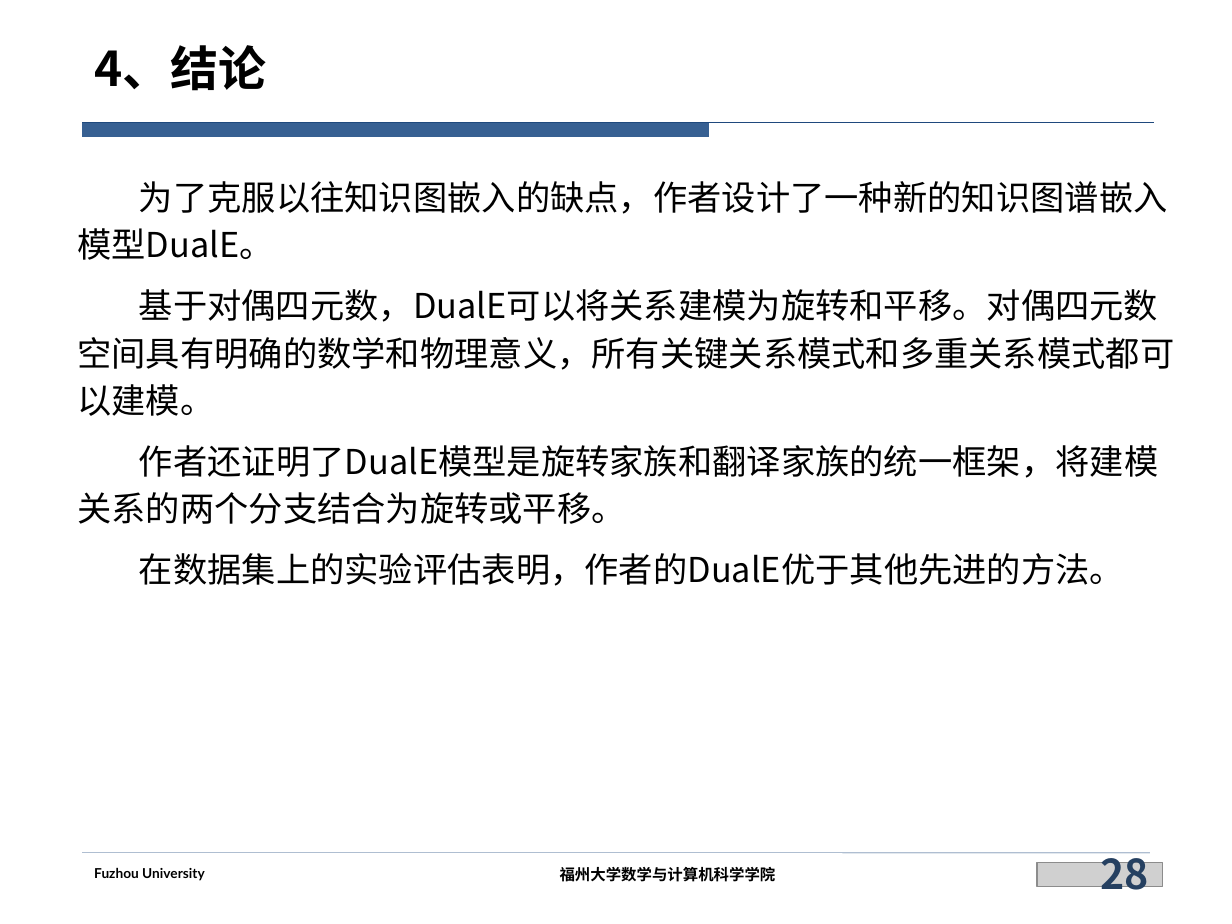
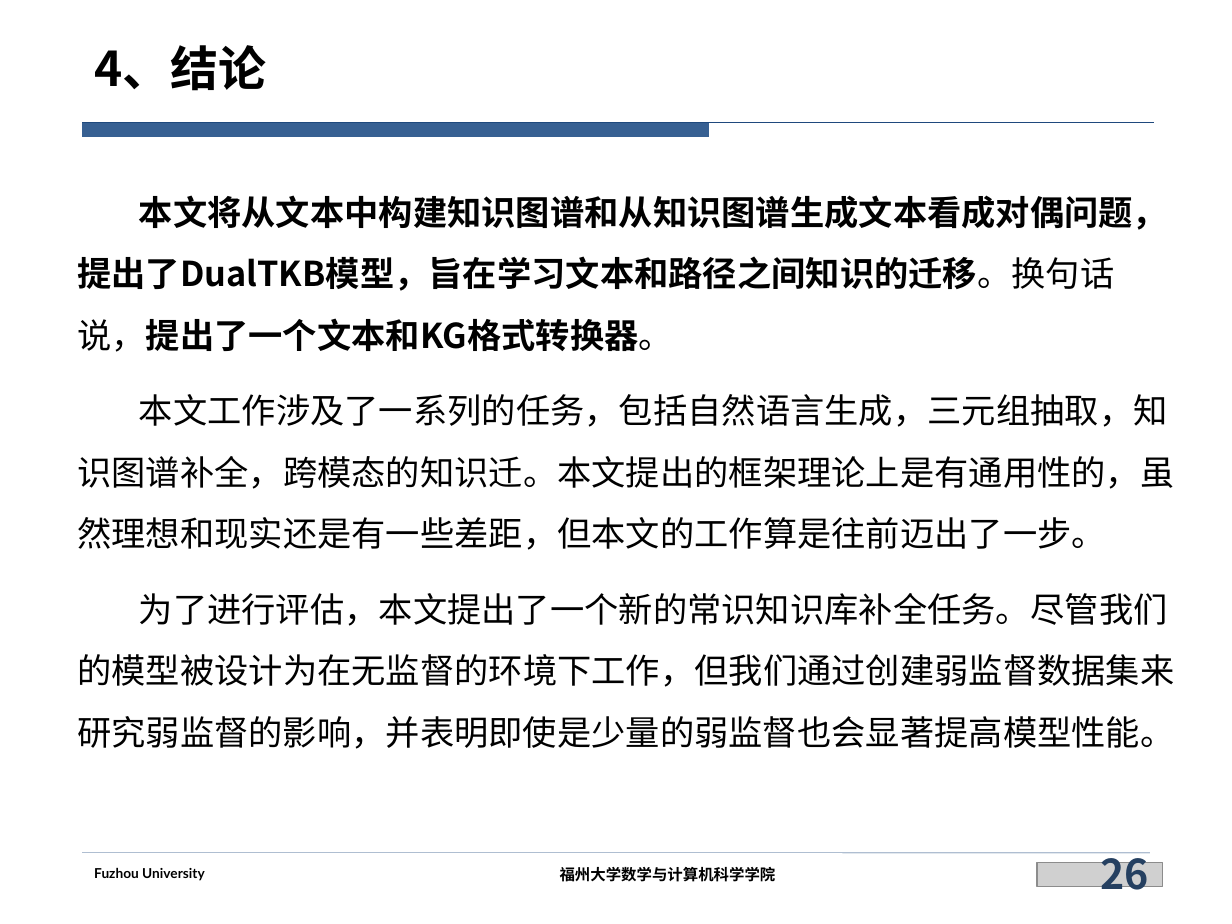
Before and after one commit to siberia0015/Paper-Report, a slide deck: slide 26 of 实验室/DualTKB（未完成）/DualTKB.pptx (slide 28 before the commit). Drawn at 1232x924 pixels with LibreOffice and Linux fonts; fonts in the diff are those of the drawing; grey boxes stand for pictures; background and template pictures are left out. Boxes give left, top, right and bottom in pixels: in the first picture for what was removed or moved away, otherwise in the second. Text is boxed around its words. In the diff, an @@ line names an element or a change of style, - is before the commit and + after.

Commit message:
update DualTKB.ppt

```diff
--- a/实验室/DualTKB（未完成）/DualTKB.pptx
+++ b/实验室/DualTKB（未完成）/DualTKB.pptx
@@ text at box(77, 195, 1174, 749): text changed @@
-为了克服以往知识图嵌入的缺点，作者设计了一种新的知识图谱嵌入模型DualE。
-基于对偶四元数，DualE可以将关系建模为旋转和平移。对偶四元数空间具有明确的数学和物理意义，所有关键关系模式和多重关系模式都可以建模。
-作者还证明了DualE模型是旋转家族和翻译家族的统一框架，将建模关系的两个分支结合为旋转或平移。
-在数据集上的实验评估表明，作者的DualE优于其他先进的方法。
+本文将从文本中构建知识图谱和从知识图谱生成文本看成对偶问题，提出了DualTKB模型，旨在学习文本和路径之间知识的迁移。换句话说，提出了一个文本和KG格式转换器。
+本文工作涉及了一系列的任务，包括自然语言生成，三元组抽取，知识图谱补全，跨模态的知识迁。本文提出的框架理论上是有通用性的，虽然理想和现实还是有一些差距，但本文的工作算是往前迈出了一步。
+为了进行评估，本文提出了一个新的常识知识库补全任务。尽管我们的模型被设计为在无监督的环境下工作，但我们通过创建弱监督数据集来研究弱监督的影响，并表明即使是少量的弱监督也会显著提高模型性能。
@@ page number at box(1100, 846, 1148, 899): text changed @@
-28
+26
```
Also in this commit, not shown: 17 other slides changed, 8 slides added, 9 slides removed.
